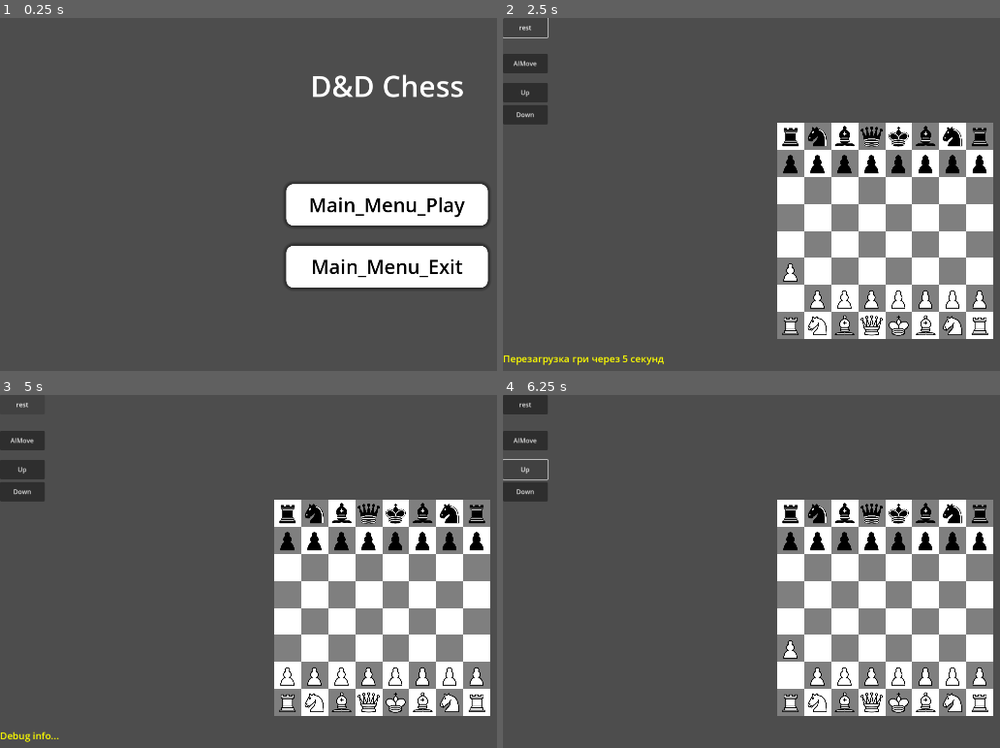
Above: before the commit, frames 1-4 (two rows, left to right).
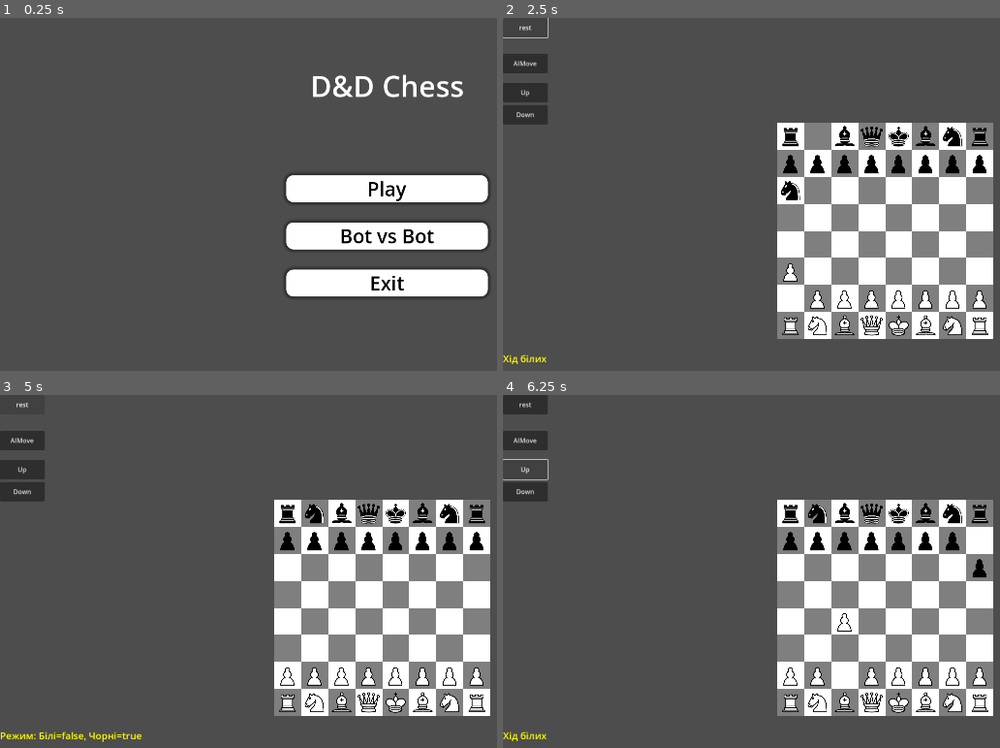
Above: after the commit, the same moments.

Repository: MrAlexander7/chess-with-hp
Game: Godot game, scene res://scene/main_menu.tscn
Two runs of this game, one before a commit and one after it. Both use one fixed random seed, a clock stepped at 60 frames per second and the inputs below.
Inputs:
- Up to frame 1 (0.25 s): no input
- Up to frame 2 (2.5 s): click "Main_Menu_Play" (after the commit: "Play") at 0.5 s; click "AIMove" at 1.25 s; click "rest" at 2 s
- Up to frame 3 (5 s): click "Up" at 2.75 s; click "Down" at 3.5 s; click "rest" at 4.25 s
- Up to frame 4 (6.25 s): click "AIMove" at 5 s; click "Up" at 5.75 s

The runs differ from the first frame. In frame 1, 10% of the frame differs, in the area x 57-99%, y 44-80%; in frame 2, 0.7%; in frame 3, 0.3%; in frame 4, 0.5%.

Commit message:
Complete promoto pawn and add bot vs bot

Diff:
--- a/project.godot
+++ b/project.godot
@@ -16,6 +16,10 @@
 config/features=PackedStringArray("4.3", "GL Compatibility")
 config/icon="res://icon.svg"
 
+[autoload]
+
+GameSettings="*res://scripts/GameSettings.gd"
+
 [display]
 
 window/size/viewport_width=1920
--- a/scene/main.tscn
+++ b/scene/main.tscn
@@ -160,7 +160,6 @@
 text = "AIMove"
 
 [node name="Timer" type="Timer" parent="."]
-wait_time = 0.5
 
 [node name="TimerUp" type="Button" parent="."]
 offset_top = 161.0
@@ -175,6 +174,34 @@
 offset_bottom = 264.0
 text = "Down
 "
+
+[node name="PromotionLayer" type="CanvasLayer" parent="."]
+
+[node name="PromotionMenu" type="PanelContainer" parent="PromotionLayer"]
+visible = false
+offset_left = 191.0
+offset_right = 235.0
+offset_bottom = 40.0
+
+[node name="HBoxContainer" type="HBoxContainer" parent="PromotionLayer/PromotionMenu"]
+layout_mode = 2
+size_flags_horizontal = 4
+
+[node name="QueenBtn" type="Button" parent="PromotionLayer/PromotionMenu/HBoxContainer"]
+layout_mode = 2
+text = "Queen"
+
+[node name="RookBtn" type="Button" parent="PromotionLayer/PromotionMenu/HBoxContainer"]
+layout_mode = 2
+text = "Rock"
+
+[node name="BishopBtn" type="Button" parent="PromotionLayer/PromotionMenu/HBoxContainer"]
+layout_mode = 2
+text = "Bishop"
+
+[node name="KnightBtn" type="Button" parent="PromotionLayer/PromotionMenu/HBoxContainer"]
+layout_mode = 2
+text = "Knight"
 
 [connection signal="pressed" from="PauseLayer/Control/VBoxContainer/Main_Resume" to="." method="_on_main_resume_pressed"]
 [connection signal="pressed" from="PauseLayer/Control/VBoxContainer/Main_Exit" to="." method="_on_main_exit_pressed"]
--- a/scene/main_menu.tscn
+++ b/scene/main_menu.tscn
@@ -69,7 +69,23 @@
 theme_override_styles/hover = SubResource("StyleBoxFlat_b2r71")
 theme_override_styles/pressed = SubResource("StyleBoxFlat_rqiun")
 theme_override_styles/normal = SubResource("StyleBoxFlat_8366x")
-text = "Main_Menu_Play"
+text = "Play"
+
+[node name="Main_Menu_BotvsBot" type="Button" parent="Button_Manager"]
+layout_mode = 2
+size_flags_horizontal = 5
+size_flags_vertical = 7
+theme_override_colors/font_hover_pressed_color = Color(0, 0, 0, 1)
+theme_override_colors/font_hover_color = Color(0, 0, 0, 1)
+theme_override_colors/font_pressed_color = Color(0, 0, 0, 1)
+theme_override_colors/font_focus_color = Color(0, 0, 0, 1)
+theme_override_colors/font_color = Color(0, 0, 0, 1)
+theme_override_font_sizes/font_size = 48
+theme_override_styles/focus = SubResource("StyleBoxEmpty_op581")
+theme_override_styles/hover = SubResource("StyleBoxFlat_b2r71")
+theme_override_styles/pressed = SubResource("StyleBoxFlat_rqiun")
+theme_override_styles/normal = SubResource("StyleBoxFlat_8366x")
+text = "Bot vs Bot"
 
 [node name="Main_Menu_Exit" type="Button" parent="Button_Manager"]
 layout_mode = 2
@@ -85,7 +101,7 @@
 theme_override_styles/hover = SubResource("StyleBoxFlat_b2r71")
 theme_override_styles/pressed = SubResource("StyleBoxFlat_rqiun")
 theme_override_styles/normal = SubResource("StyleBoxFlat_8366x")
-text = "Main_Menu_Exit"
+text = "Exit"
 
 [node name="Game_Name" type="Label" parent="."]
 layout_mode = 1
@@ -101,4 +117,5 @@
 text = "D&D Chess"
 
 [connection signal="pressed" from="Button_Manager/Main_Menu_Play" to="." method="_on_main_menu_play_pressed"]
+[connection signal="pressed" from="Button_Manager/Main_Menu_BotvsBot" to="." method="_on_main_menu_botvs_bot_pressed"]
 [connection signal="pressed" from="Button_Manager/Main_Menu_Exit" to="." method="_on_main_menu_exit_pressed"]
--- /dev/null
+++ b/scripts/GameSettings.gd
@@ -0,0 +1,4 @@
+extends Node
+
+var white_is_bot: bool = false
+var black_is_bot: bool = true
--- a/scripts/main.gd
+++ b/scripts/main.gd
@@ -2,13 +2,16 @@
 var pieces=[]
 var move_history = []
 var current_turn = 0
-
+var white_is_bot = false
+var black_is_bot = false
 
 var activePiece=null
 var b = false
 @onready var debugLog = $DebugLog
 @onready var tilemapBoard = $Board
 @onready var pause_menu = $PauseLayer
+@onready var promotion_menu = $PromotionLayer/PromotionMenu
+var pending_promotion_choice = -1
 
 func _ready() -> void:
 	#createPiece(0,0,4,0)
@@ -16,7 +19,27 @@
 	parseChessString("rnbqkbnr/pppppppp/________/________/________/________/PPPPPPPP/RNBQKBNR")
 	#parseChessString("___r____/ppp__kp_/_____n__/____p___/_PP_P__P/__K_Pb__/P_______/_____R__")
 	#parseChessString("________/P_______/________/________/________/________/________/K____k__")
+
+	white_is_bot = GameSettings.white_is_bot
+	black_is_bot = GameSettings.black_is_bot
+
+	debugLog.text = "Режим: Білі=%s, Чорні=%s" % [white_is_bot, black_is_bot]
+
+	if promotion_menu:
+		promotion_menu.visible = false
+		# Підключаємо сигнали кнопок (IDs: 1=Queen, 2=Bishop, 3=Knight, 4=Rook)
+		$PromotionLayer/PromotionMenu/HBoxContainer/QueenBtn.pressed.connect(func(): _on_promotion_selected(1))
+		$PromotionLayer/PromotionMenu/HBoxContainer/BishopBtn.pressed.connect(func(): _on_promotion_selected(2))
+		$PromotionLayer/PromotionMenu/HBoxContainer/KnightBtn.pressed.connect(func(): _on_promotion_selected(3))
+		$PromotionLayer/PromotionMenu/HBoxContainer/RookBtn.pressed.connect(func(): _on_promotion_selected(4))
+
+	if white_is_bot and current_turn == 0:
+		$Timer.start()
 	pass
+
+func _on_promotion_selected(type_id):
+	pending_promotion_choice = type_id
+	promotion_menu.visible = false
 
 func parseChessString(s):
 	var allTypes="KQBNRP"
@@ -27,11 +50,11 @@
 		if c!="/":
 			if c in allTypes:
 				var id = allTypes.find(c)
-				createPiece(id,0,v,h).sybol = c
+				createPiece(id,0,v,h).symbol = c
 			else:
 				if c.to_upper() in allTypes:
 					var id = allTypes.find(c.to_upper())
-					createPiece(id,1,v,h).sybol = c
+					createPiece(id,1,v,h).symbol = c
 			v+=1
 			if v>7:
 				v=0
@@ -104,44 +127,18 @@
 							return
 							# Перевірка на взяття фігури
 					var target_piece = get_piece_at(cellCoord.x, cellCoord.y)
-					var turn_ended = false
-					var combat_result_death = false
-
 					if target_piece != null:
-						if target_piece.color != activePiece.color:
-							debugLog.text = "Атака"
-							if target_piece.moved:
-								debugLog.text = "Атака по захисту"
-								target_piece.take_attack(activePiece.attack, "ARMOR")
-								activePiece.placeAtCell(start_x, start_y)
-								record_move(activePiece, start_x, start_y, cellCoord.x, cellCoord.y, "attack_armor", target_piece)
-								turn_ended = true
-							else:
-								combat_result_death = target_piece.take_attack(activePiece.attack, "HP")
-								if combat_result_death:
-									debugLog.text = "Ворог знищений! Займаємо місце"
-									record_move(activePiece, start_x, start_y, cellCoord.x, cellCoord.y, "kill", target_piece)
-									removePiece(target_piece)
-									activePiece.placeAtCell(cellCoord.x, cellCoord.y)
-									turn_ended = true
-								else:
-									debugLog.text = "Ворог живий, але ранений!"
-									activePiece.placeAtCell(start_x, start_y)
-									record_move(activePiece, start_x, start_y, cellCoord.x, cellCoord.y, "attack_fail", target_piece)
-									turn_ended = true
-						elif target_piece == null:
-							activePiece.placeAtCell(cellCoord.x, cellCoord.y)
-							#await handle_pawn_promotion(activePiece)
-							record_move(activePiece, start_x, start_y, cellCoord.x, cellCoord.y, "move")
-							turn_ended = true
-						if turn_ended:
-							activePiece.moved = true
-							#update_ui_stacks()
-							#update_info_panel(activePiece)
-							check_for_check_status()
-							check_game_over_status()
-							change_turn()
-							activatePiece(null)
+						# canMove2Cell вже перевірила, що це фігура ворога
+						removePiece(target_piece)
+
+					# Переміщуємо фігуру
+					activePiece.placeAtCell(cellCoord.x, cellCoord.y)
+					if activePiece.type == 5:
+						await handle_pawn_promotion(activePiece)
+
+					activatePiece(null)
+					check_for_check_status()
+					change_turn()
 				else:
 					debugLog.text = "Хід заборонено! Ваш Король під ударом!"
 			else:
@@ -205,6 +202,17 @@
 		debugLog.text = "Хід білих"
 	check_game_over_status()
 
+	var current_player_is_bot = false
+	if current_turn == 0 and white_is_bot:
+		current_player_is_bot = true
+	elif current_turn == 1 and black_is_bot:
+		current_player_is_bot = true
+	if current_player_is_bot:
+		if $Timer.is_stopped():
+			$Timer.start()
+	else:
+		$Timer.stop()
+
 
 func is_square_under_attack(v, h, enemy_color) -> bool:
 	for p in pieces:
@@ -396,6 +404,8 @@
 		removePiece(target_piece)
 
 	move.p.placeAtCell(move.v, move.h)
+	if move.p.type == 5:
+		await handle_pawn_promotion(move.p)
 	activatePiece(null)
 	check_for_check_status()
 	check_draw()
@@ -416,6 +426,7 @@
 func _on_timer_down_pressed() -> void:
 	$Timer.wait_time *= 2
 	pass # Replace with function body.
+
 
 func check_draw():
 	#for p in pieces:
@@ -436,3 +447,30 @@
 	}
 	move_history.append(entry)
 	debugLog.text = "Історія: %s" % entry
+
+func handle_pawn_promotion(pawn):
+	var target_row = 7 if pawn.color == 0 else 0
+	if pawn.type != 5 or pawn.horzid != target_row:
+		return
+	var new_type = 1
+
+	var is_current_player_bot = false
+	if pawn.color == 0:
+		is_current_player_bot = white_is_bot
+	else:
+		is_current_player_bot = black_is_bot
+
+	if is_current_player_bot:
+		var options = [1, 2, 3, 4]
+		new_type = options.pick_random()
+		debugLog.text = "Бот перетворив пішака на ID: " + str(new_type)
+	else:
+		if promotion_menu:
+			promotion_menu.visible = true
+			pending_promotion_choice = -1
+			while pending_promotion_choice == -1:
+				await get_tree().create_timer(0.1).timeout
+			new_type = pending_promotion_choice
+		else:
+			print("ПОМИЛКА: Немає PromotionMenu у сцені!")
+	pawn.promote_to(new_type)
--- a/scripts/main_menu.gd
+++ b/scripts/main_menu.gd
@@ -1,21 +1,21 @@
 extends Control
 
+func _on_main_menu_play_pressed() -> void:
+	# Налаштовуємо режим:
+	GameSettings.white_is_bot = false
+	GameSettings.black_is_bot = true
 
-# Called when the node enters the scene tree for the first time.
-func _ready() -> void:
-	pass # Replace with function body.
-
-
-# Called every frame. 'delta' is the elapsed time since the previous frame.
-func _process(delta: float) -> void:
-	pass
-
-
-func _on_main_menu_play_pressed() -> void:
 	get_tree().change_scene_to_file("res://scene/main.tscn")
-	pass # Replace with function body.
 
 
 func _on_main_menu_exit_pressed() -> void:
 	get_tree().quit()
-	pass # Replace with function body.
+
+
+# Кнопка "Бот проти Бота"
+func _on_main_menu_botvs_bot_pressed() -> void:
+	# Налаштовуємо режим:
+	GameSettings.white_is_bot = true
+	GameSettings.black_is_bot = true
+
+	get_tree().change_scene_to_file("res://scene/main.tscn")
--- a/scripts/piece.gd
+++ b/scripts/piece.gd
@@ -1,29 +1,18 @@
 extends Node2D
 
 var main = null
-@onready var debugLog = $DebugLog
 
 var hp=1
-var current_hp
 var attack=1
 var defence=1
 
-var sybol:String = ""
+var symbol = ""
 var id=0
 var type=0
 var horzid=0
 var vertid=0
 var color=0
 var moved = false
-
-const STATS_CONFIG = {
-	0: [5, 0, 1],
-	1: [12, 2, 5],
-	2: [8, 1, 3],
-	3: [8, 1 ,3],
-	4: [15, 4, 2],
-	5: [5, 1, 2]
-}
 
 func _ready() -> void:
 	pass
@@ -38,26 +27,7 @@
 	self.main = main_ref
 	$Sprite2D.frame=self.type+self.color*6
 	placeAtCell(v,h)
-	var stats = STATS_CONFIG.get(tp, [5, 1, 1])
-	hp = stats[0]
-	current_hp = stats[0]
-	defence = stats[1]
-	attack = stats[2]
 	moved = false
-
-func take_attack(attack, type_hit):
-	if type_hit == "ARMOR":
-		defence -= attack
-		if defence < 0:
-			defence = 0
-			print("Удар по броні! Залишилось захисту: ", defence, " ", color)
-		else:
-			current_hp -= attack
-			print("Удар по здоров'ю! Залишилось HP: ", hp)
-	#main.update_ui
-	if current_hp < 0:
-		return true
-	return false
 
 func placeAtCell(v, h):
 	self.horzid=h
@@ -73,6 +43,7 @@
 		print("Помилка: не можу знайти TileMap у 'main'!")
 
 	moved = true
+
 
 
 func canMove2Cell(v,h):
@@ -207,16 +178,12 @@
 			return false
 	return false
 
-func chose_piece():
-	if self.type == 5:
-		if self.color == 0:
-			if self.horzid == 7:
-				self.type = randi_range(1,4)
-				$Sprite2D.frame=self.type+self.color*6
-				self.sybol = "Q"
+func promote_to(new_type):
+	self.type = new_type
+	$Sprite2D.frame = self.type + self.color * 6
+	var new_symbol = ["k", "q", "b", "n", "r", "p"]
+	if self.type >= 0 and new_type <= symbol.length():
+		if color == 1:
+			self.symbol = new_symbol[new_type]
 		else:
-			if self.horzid == 0:
-				self.type = randi_range(1,4)
-				$Sprite2D.frame=self.type+self.color*6
-				self.sybol = "q"
-	pass
+			self.symbol = new_symbol[new_type].to_upper()
